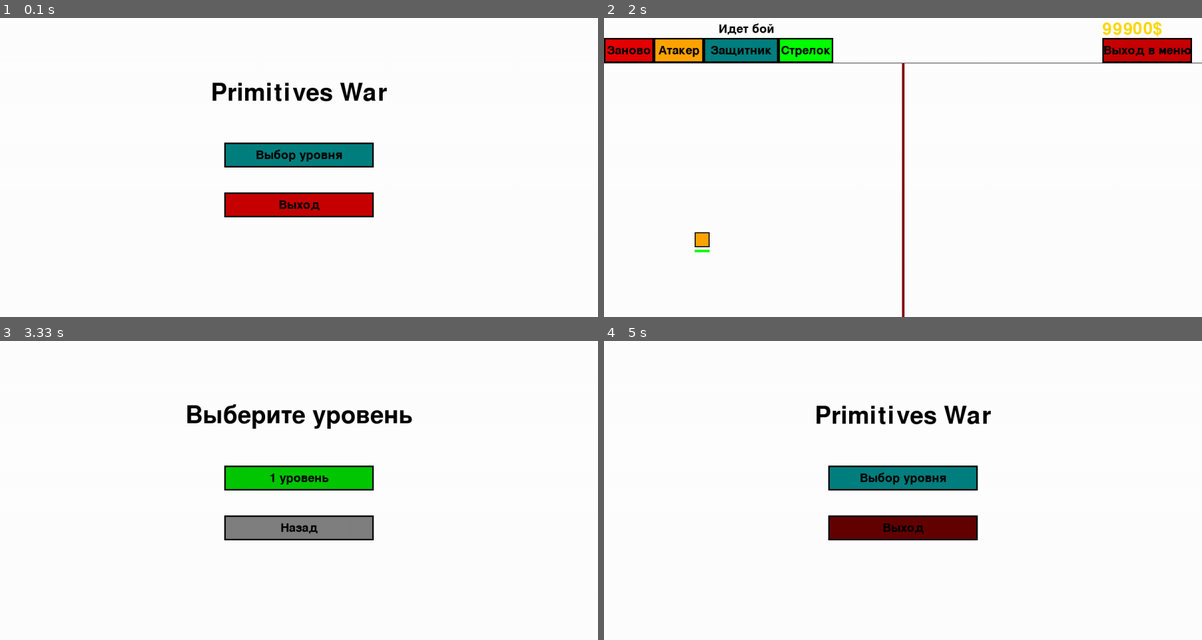
Above: before the commit, frames 1-4 (two rows, left to right).
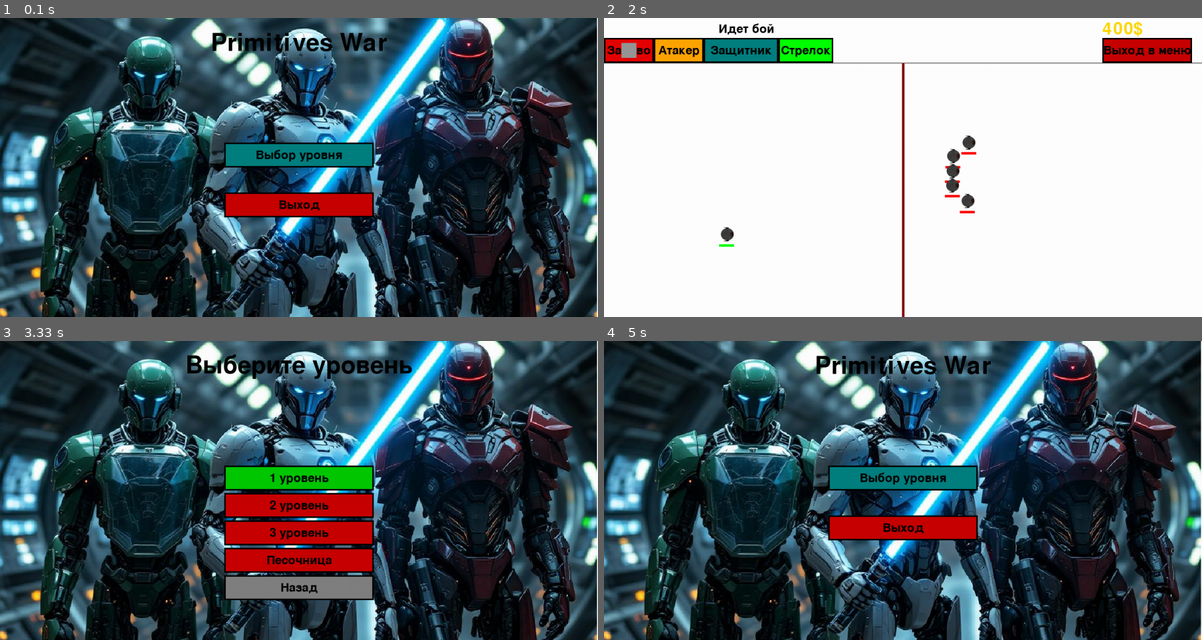
Above: after the commit, the same moments.

Repository: CALLIA121/Pygame
Game: pygame game, started from main2.py
Same seed, same stepped clock (60 frames per second), same inputs: the game is played once before the commit and once after it.
Inputs (mouse positions are in pixels of both pictures, inside the frame that each line leads up to):
- Up to frame 1 (0.1 s): no input
- Up to frame 2 (2 s): click "Выбор уровня" at 0.38 s; click "1 уровень" at 0.72 s; click "Атакер" at 1.05 s; click (699, 239) at 1.38 s; click "Готов!" at 1.72 s
- Up to frame 3 (3.33 s): click (520, 592) at 2.05 s; click "Выход в меню" at 2.38 s; click (251, 472) at 2.95 s; click (400, 595) at 3.28 s
- Up to frame 4 (5 s): click "Назад" at 4.75 s

The runs differ from the first frame. In frame 1, 94% of the frame differs, in the area x 0-100%, y 0-100%; in frame 2, 1.2%; in frame 3, 96%; in frame 4, 96%.

Commit message:
Add data and level system

Diff:
--- /dev/null
+++ b/UnitPicGenerator.py
@@ -0,0 +1,67 @@
+from PIL import Image
+
+size = (35, 35)
+
+
+def process_image_enemy(input_path, output_path):
+    # Открываем изображение
+    with Image.open(input_path) as img:
+        # Сжимаем изображение до 34x34 пикселей
+        img_resized_34 = img.resize((size[0] + 4, size[1] + 4))
+
+        img_resized_34 = img_resized_34.transpose(Image.FLIP_LEFT_RIGHT)
+
+        # Заменяем цвета всех непрозрачных пикселей на красный
+        pixels = img_resized_34.load()
+        for y in range(size[0] + 4):
+            for x in range(size[1] + 4):
+                if pixels[x, y][3] > 0:  # Если пиксель непрозрачный
+                    pixels[x, y] = (255, 0, 0, 255)
+
+        # Сжимаем исходное изображение до 30x30 пикселей
+        img_resized_30 = img.resize(size)
+
+        # Отражаем изображение по горизонтали
+        img_resized_30 = img_resized_30.transpose(Image.FLIP_LEFT_RIGHT)
+
+        # Накладываем сжатое изображение по центру
+        position = (2, 2)
+        img_resized_34.paste(img_resized_30, position, img_resized_30)
+
+        # Обрезаем изображение до 30x30 пикселей
+        final_image = img_resized_34.crop((2, 2, size[0], size[1]))
+
+        # Сохраняем итоговое изображение
+        final_image.save(f"{output_path}_e.png", format='PNG')
+
+
+def process_image_normal(input_path, output_path):
+    # Открываем изображение
+    with Image.open(input_path) as img:
+        # Сжимаем исходное изображение до 30x30 пикселей
+        img_resized_30 = img.resize(size)
+
+        img_resized_30.save(f"{output_path}_n.png", format='PNG')
+
+
+# Путь к входному изображению
+input_image_path = r'D:\!PycharmProjects\!PrimitiveWar2\data\shooter.png'
+# Путь для сохранения сжатого изображения
+output_image_path = r'D:\!PycharmProjects\!PrimitiveWar2\data\shooter'
+# Сжимаем изображение (добавляем обводку врагу)
+process_image_enemy(input_image_path, output_image_path)
+process_image_normal(input_image_path, output_image_path)
+# Путь к входному изображению
+input_image_path = r'D:\!PycharmProjects\!PrimitiveWar2\data\defender.png'
+# Путь для сохранения сжатого изображения
+output_image_path = r'D:\!PycharmProjects\!PrimitiveWar2\data\defender'
+# Сжимаем изображение (добавляем обводку врагу)
+process_image_enemy(input_image_path, output_image_path)
+process_image_normal(input_image_path, output_image_path)
+# Путь к входному изображению
+input_image_path = r'D:\!PycharmProjects\!PrimitiveWar2\data\atacker.png'
+# Путь для сохранения сжатого изображения
+output_image_path = r'D:\!PycharmProjects\!PrimitiveWar2\data\atacker'
+# Сжимаем изображение (добавляем обводку врагу)
+process_image_enemy(input_image_path, output_image_path)
+process_image_normal(input_image_path, output_image_path)
--- /dev/null
+++ b/data/level1.json
@@ -0,0 +1,10 @@
+{
+    "enemyList": [
+        [749, 261, "Attaker"],
+        [749, 293, "Attaker"],
+        [749, 325, "Attaker"],
+        [780, 232, "Attaker"],
+        [780, 360, "Attaker"]
+    ],
+    "money": 500
+}
--- /dev/null
+++ b/data/player.json
@@ -0,0 +1 @@
+{"level": 1}
--- a/main2.py
+++ b/main2.py
@@ -4,21 +4,24 @@
 from pygame import MOUSEBUTTONDOWN
 from settings import *
 import random
-
-# Инициализация Pygame
-pygame.init()
-WIDTH, HEIGHT = 1200, 600
-screen = pygame.display.set_mode((WIDTH, HEIGHT))
-pygame.display.set_caption("Primitives War")
+import json
 
 # Состояния игры
 SCREENS = {
     "main_menu": 0,
     "level_select": 1,
-    "game": 2
+    "game": 2,
+    "win": 3,
+    "lose": 4,
+    'draw': 5
 }
 
 current_screen = SCREENS["main_menu"]
+
+with open(r'D:\!PycharmProjects\!PrimitiveWar2\data\player.json') as f:
+    data = json.load(f)
+
+playerLevel = data['level']
 
 # Игровые переменные
 coins = 0
@@ -28,21 +31,43 @@
 start = False
 typeLabel = 'None'
 currType = 'None'
+typeImage = {
+    'Attaker': pygame.image.load(typeImagePath['AttakerN']),
+    'Defender': pygame.image.load(typeImagePath['DefenderN']),
+    'Shooter': pygame.image.load(typeImagePath['ShooterN'])
+}
+typeImageEnemy = {
+    'Attaker': pygame.image.load(typeImagePath['AttakerE']),
+    'Defender': pygame.image.load(typeImagePath['DefenderE']),
+    'Shooter': pygame.image.load(typeImagePath['ShooterE'])
+}
+menubackgroundPic = pygame.image.load(menubackground)
+
+# Инициализация Pygame
+pygame.init()
+WIDTH, HEIGHT = 1200, 600
+screen = pygame.display.set_mode((WIDTH, HEIGHT))
+pygame.display.set_caption("Primitives War")
 
 
 class Unit:
-    def __init__(self, type):
+    def __init__(self, type, isEnemy=False):
         self.type = type
         self.x = 0
         self.y = 0
         self.HP = typeHP[type]
         self.max_HP = self.HP  # Запоминаем максимальное здоровье
-        self.isEnemy = False
+        self.isEnemy = isEnemy
         self.speed = typeSpeed[type]
         self.attack_range = typeDist[type]
         self.damage = typeDamag[type]
         self.lastTikShoot = 0
         self.attack_line = None
+        if isEnemy:
+            self.image = typeImageEnemy[type]
+        else:
+            self.image = typeImage[type]
+        self.rect = self.image.get_rect()
 
     def move(self, targets):
         """ Двигается в сторону ближайшего врага, если расстояние больше 30 пикселей. """
@@ -77,7 +102,7 @@
                     self.attack_line = (
                         (self.x, self.y),
                         (nearest_enemy.x, nearest_enemy.y),
-                        5  # Время отображения линии в кадрах
+                        0  # Время отображения линии в кадрах
                     )
 
                 nearest_enemy.HP -= self.damage
@@ -85,13 +110,8 @@
     def draw(self, screen):
         """ Отрисовка юнита и полоски HP. """
         # Цвет юнита
-        color = typeColors.get(self.type, (0, 0, 0))
-        pygame.draw.rect(screen, color, (self.x - 15, self.y - 15, 30, 30))
-
-        # Обводка (красная для врагов, черная для союзников)
-        border_color = 'red' if self.isEnemy else 'black'
-        pygame.draw.rect(screen, border_color,
-                         (self.x - 15, self.y - 15, 30, 30), 2)
+        self.rect.topleft = (self.x - 17, self.y - 17)
+        screen.blit(self.image, self.rect)
 
         # Отрисовка полоски HP
         hp_bar_width = 30  # Полная ширина полоски
@@ -109,11 +129,29 @@
         # Рисуем линию выстрела (если есть)
         if self.attack_line and self.type == "Shooter":
             start_pos, end_pos, frames = self.attack_line
-            pygame.draw.line(screen, (255, 255, 0), start_pos, end_pos, 3)
-
-            # Уменьшаем время отображения
-            self.attack_line = (start_pos, end_pos, frames - 1)
-            if frames <= 1:
+            if frames <= 5:
+                current_end_pos = (
+                    start_pos[0] + (end_pos[0] - start_pos[0]) * (frames / 5),
+                    start_pos[1] + (end_pos[1] - start_pos[1]) * (frames / 5)
+                )
+            else:
+                current_end_pos = end_pos
+
+            if frames > 0:
+                current_trail_pos = (
+                    start_pos[0] + (end_pos[0] - start_pos[0]
+                                    ) * ((frames - 1) / 5),
+                    start_pos[1] + (end_pos[1] - start_pos[1]
+                                    ) * ((frames - 1) / 5)
+                )
+            else:
+                current_trail_pos = start_pos
+
+            # Рисование пули
+            pygame.draw.line(screen, (255, 255, 0),
+                             current_trail_pos, current_end_pos, 3)
+            self.attack_line = (start_pos, end_pos, frames + 1)
+            if frames == 5:
                 self.attack_line = None
 
 
@@ -159,44 +197,47 @@
 
 def start_level(level_num):
     global current_screen, start, coins, units, currType, typeLabel, current_level, enemy_units
-    current_screen = SCREENS["game"]
-    start = False
-    coins = 100000
-    units = []
-    enemy_units = []
-    currType = 'None'
-    typeLabel = 'None'
-    current_level = level_num
-    # spawn_enemies()  # Спавним врагов
+    if playerLevel >= level_num:
+        current_screen = SCREENS["game"]
+        start = False
+        coins = 100000
+        for unit in enemy_units:
+            print(f"({unit.x}, {unit.y}, {unit.type}),")
+        units = []
+        enemy_units = []
+        currType = 'None'
+        typeLabel = 'None'
+        current_level = level_num
+        if level_num != 4:  # Не в песочнице
+            spawn_enemies(level_num)  # Спавним врагов
 
 
 def return_to_main_menu():
-    global current_screen, units, enemy_units, coins, start, currType, typeLabel, current_level
+    global current_screen, units, enemy_units, start, currType, typeLabel, current_level
     current_screen = SCREENS["main_menu"]
     units = []
     enemy_units = []
-    coins = 0
     start = False
     currType = 'None'
     typeLabel = 'None'
     current_level = -1
 
 
-def spawn_enemies():
-    global enemy_units
+def spawn_enemies(level_num):
+    global enemy_units, coins
     enemy_units = []
-    while len(enemy_units) != 10:  # Количество врагов
-        x = random.randint(WIDTH // 2 + 20, WIDTH - 30)
-        y = random.randint(100, HEIGHT - 30)
-        verlap = any(
-            abs(unit.x - x) < 30 and abs(unit.y - y) < 30 for unit in enemy_units)
-        if not verlap:
-            typeN = random.randint(0, 2)
-            unit = Unit(tupeNum[typeN])
-            unit.x = x
-            unit.y = y
-            unit.isEnemy = True
-            enemy_units.append(unit)
+    file = f'{levelPath}{level_num}.json'
+    with open(file) as f:
+        data = json.load(f)
+
+    coins = data['money']
+    enemyList = data['enemyList']
+    for x, y, type in enemyList:
+        unit = Unit(type)
+        unit.x = x
+        unit.y = y
+        unit.isEnemy = True
+        enemy_units.append(unit)
 
 
 # Кнопки главного меню
@@ -214,17 +255,50 @@
 ]
 
 # Кнопки выбора уровня
+st = HEIGHT // 2 - 50
 level_select_buttons = [
     Button(
-        "1 уровень", WIDTH // 2 - 150, HEIGHT // 2 - 50, 300, 50,
+        "1 уровень", WIDTH // 2 - 150, st, 300, 50,
         (0, 200, 0), (0, 150, 0),
         start_level, 1
     ),
     Button(
-        "Назад", WIDTH // 2 - 150, HEIGHT // 2 + 50, 300, 50,
+        "2 уровень", WIDTH // 2 - 150, st + 55, 300, 50,
+        (0, 200, 0) if playerLevel > 1 else (200, 0, 0),
+        (0, 150, 0) if playerLevel > 1 else (150, 0, 0),
+        start_level, 2
+    ),
+    Button(
+        "3 уровень", WIDTH // 2 - 150, st + 55 * 2, 300, 50,
+        (0, 200, 0) if playerLevel > 2 else (200, 0, 0),
+        (0, 150, 0) if playerLevel > 2 else (150, 0, 0),
+        start_level, 3
+    ),
+    Button(
+        "Песочница", WIDTH // 2 - 150, st + 55 * 3, 300, 50,
+        (0, 200, 0) if playerLevel > 3 else (200, 0, 0),
+        (0, 150, 0) if playerLevel > 3 else (150, 0, 0),
+        start_level, 4
+    ),
+    Button(
+        "Назад", WIDTH // 2 - 150, st + 55 * 4, 300, 50,
         (128, 128, 128), (100, 100, 100),
         lambda: switch_screen(SCREENS["main_menu"])
     )
+]
+
+# Кнопки при окончании боя
+fight_end_buttons = [
+    Button(
+        "В главное меню", WIDTH // 2, st + 55 * 4, 300, 50,
+        (128, 128, 128), (100, 100, 100),
+        lambda: switch_screen(SCREENS["main_menu"])
+    ),
+    Button(
+        "Заного", WIDTH // 2, st + 55 * 4, 300, 50,
+        (128, 128, 128), (100, 100, 100),
+        start_level, current_level
+    ),
 ]
 
 # Кнопки игры
@@ -255,6 +329,7 @@
         startBtn.text = 'Заново'
         startBtn.color = (255, 0, 0)
         startBtn.hover_color = (230, 0, 0)
+
     else:
         start = False
         typeLabel = 'None'
@@ -287,6 +362,10 @@
 
         elif current_screen == SCREENS["level_select"]:
             for btn in level_select_buttons:
+                btn.handle_event(event)
+
+        elif current_screen in (SCREENS['win'], SCREENS['lose'], SCREENS['draw']):
+            for btn in fight_end_buttons:
                 btn.handle_event(event)
 
         elif current_screen == SCREENS["game"]:
@@ -308,37 +387,73 @@
                                 unit.y = y
                                 units.append(unit)
                                 coins -= cost
-                    elif x > WIDTH / 2 + 15 and y > 105:
+                    elif x > WIDTH / 2 + 15 and y > 105 and current_level == 4:
                         overlap = any(
                             abs(unit.x - x) < 30 and abs(unit.y - y) < 30 for unit in units)
                         if not overlap:
-                            unit = Unit(currType)
+                            unit = Unit(currType, True)
                             unit.x = x
                             unit.y = y
-                            unit.isEnemy = True
                             enemy_units.append(unit)
 
     # Отрисовка
     screen.fill((255, 255, 255))
 
     if current_screen == SCREENS["main_menu"]:
+        # фон
+        screen.blit(menubackgroundPic, (0, 0))
         # Заголовок
         font = pygame.font.Font(None, 72)
         text = font.render("Primitives War", True, (0, 0, 0))
-        text_rect = text.get_rect(center=(WIDTH // 2, HEIGHT // 4))
+        text_rect = text.get_rect(center=(WIDTH // 2, 50))
         screen.blit(text, text_rect)
         # Кнопки
         for btn in main_menu_buttons:
             btn.draw(screen)
 
     elif current_screen == SCREENS["level_select"]:
+        # фон
+        screen.blit(menubackgroundPic, (0, 0))
         # Заголовок
         font = pygame.font.Font(None, 72)
         text = font.render("Выберите уровень", True, (0, 0, 0))
-        text_rect = text.get_rect(center=(WIDTH // 2, HEIGHT // 4))
+        text_rect = text.get_rect(center=(WIDTH // 2, 50))
         screen.blit(text, text_rect)
         # Кнопки
         for btn in level_select_buttons:
+            btn.draw(screen)
+
+    elif current_screen == SCREENS['win']:
+        # фон
+        screen.blit(menubackgroundPic, (0, 0))
+        # Заголовок
+        font = pygame.font.Font(None, 72)
+        text = font.render("Победа", True, (0, 255, 0))
+        text_rect = text.get_rect(center=(WIDTH // 2, 50))
+        screen.blit(text, text_rect)
+        for btn in fight_end_buttons:
+            btn.draw(screen)
+
+    elif current_screen == SCREENS['lose']:
+        # фон
+        screen.blit(menubackgroundPic, (0, 0))
+        # Заголовок
+        font = pygame.font.Font(None, 72)
+        text = font.render("Поражение", True, (255, 0, 0))
+        text_rect = text.get_rect(center=(WIDTH // 2, 50))
+        screen.blit(text, text_rect)
+        for btn in fight_end_buttons:
+            btn.draw(screen)
+
+    elif current_screen == SCREENS['draw']:
+        # фон
+        screen.blit(menubackgroundPic, (0, 0))
+        # Заголовок
+        font = pygame.font.Font(None, 72)
+        text = font.render("Ничья!", True, (255, 255, 255))
+        text_rect = text.get_rect(center=(WIDTH // 2, 50))
+        screen.blit(text, text_rect)
+        for btn in fight_end_buttons:
             btn.draw(screen)
 
     elif current_screen == SCREENS["game"]:
@@ -363,6 +478,23 @@
                         units.remove(unit)
                     else:
                         enemy_units.remove(unit)
+
+            if enemy_units == [] and units != []:
+                current_screen = SCREENS['win']
+                if current_level > playerLevel:
+                    playerLevel = current_level
+                    with open(r'D:\!PycharmProjects\!PrimitiveWar2\data\player.json') as f:
+                        data = json.load(f)
+
+                    data['level'] = playerLevel
+
+                    text = json.dump(data)
+                    with open(r'D:\!PycharmProjects\!PrimitiveWar2\data\player.json', 'w') as f:
+                        f.writelines(text)
+            elif enemy_units != [] and units == []:
+                current_screen = SCREENS['lose']
+            elif enemy_units == [] and units == []:
+                current_screen = SCREENS['draw']
 
         # Игровой интерфейс
         for btn in game_buttons:
@@ -398,7 +530,7 @@
 
         x, y = pygame.mouse.get_pos()
 
-        if x < WIDTH / 2 - 15 and y > 105 and typeLabel != 'None':
+        if x < (WIDTH / 2 - 15) if current_level < 4 else WIDTH - 15 and y > 105 and typeLabel != 'None':
             pygame.draw.rect(screen, (150, 150, 150), (x - 15, y - 15, 30, 30))
 
     pygame.display.flip()
--- a/settings.py
+++ b/settings.py
@@ -27,3 +27,13 @@
     'Defender': (0, 128, 128),
     'Shooter': (0, 255, 0)
 }
+typeImagePath = {
+    'AttakerN': r'data\atacker_n.png',
+    'DefenderN': r'data\defender_n.png',
+    'ShooterN': r'data\shooter_n.png',
+    'AttakerE': r'data\atacker_e.png',
+    'DefenderE': r'data\defender_e.png',
+    'ShooterE': r'data\shooter_e.png'
+}
+menubackground = r'D:\!PycharmProjects\!PrimitiveWar2\data\background_menu.png'
+levelPath = r'D:\!PycharmProjects\!PrimitiveWar2\data\level'
--- /dev/null
+++ b/test.py
@@ -0,0 +1,16 @@
+import json
+
+d = {
+    'enemyList': [
+        (749, 261, "Attaker"),
+        (749, 293, "Attaker"),
+        (749, 325, 'Attaker'),
+        (780, 232, 'Attaker'),
+        (780, 360, 'Attaker')
+    ],
+    'money': 500
+}
+text = json.dumps(d)
+with open(r'D:\!PycharmProjects\!PrimitiveWar2\data\level1.json', 'w') as f:
+    f.write(text)
+    f.write('\n')
--- /dev/null
+++ b/test2.py
@@ -0,0 +1,6 @@
+import json
+
+with open(r'D:\!PycharmProjects\!PrimitiveWar2\data\level1.json') as f:
+    data = json.load(f)
+
+print(data)
Binary file added: data/atacker.png
Binary file added: data/atacker_e.png
Binary file added: data/atacker_n.png
Binary file added: data/background_menu.png
Binary file added: data/defender.png
Binary file added: data/defender_e.png
Binary file added: data/defender_n.png
Empty file added: data/level2.json
Empty file added: data/level3.json
Binary file added: data/shooter_e.png
Binary file added: data/shooter_n.png
Not shown, added: data/shooter.png
(and 1 more such lines)
